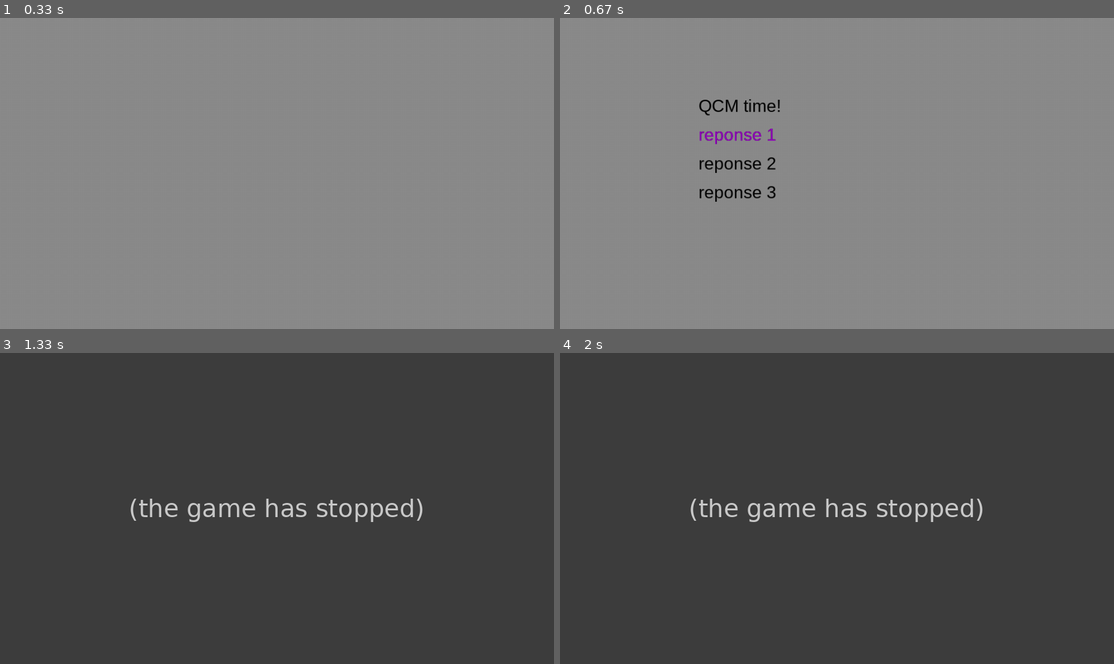
Above: before the commit, frames 1-4 (two rows, left to right).
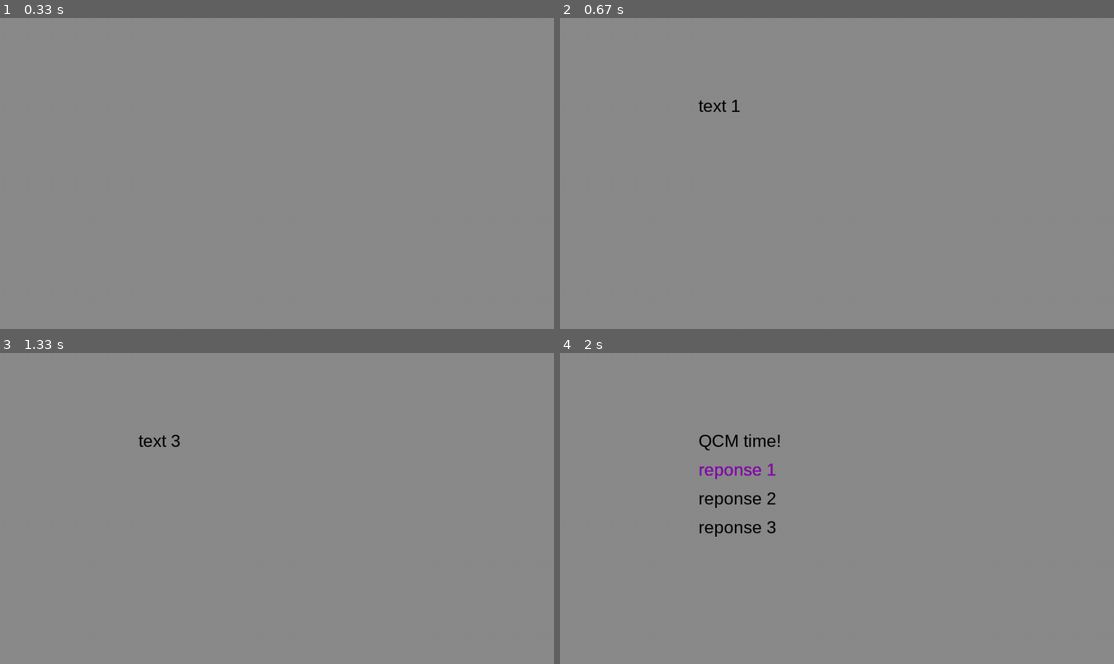
Above: after the commit, the same moments.

Repository: GEThub2807/MiniStudio
Game: pygame game, started from NPC Dialogue + QCM.py
Same seed, same stepped clock (60 frames per second), same inputs: the game is played once before the commit and once after it.
Inputs:
- Up to frame 1 (0.33 s): no input
- Up to frame 2 (0.67 s): tap E at 0.33 s
- Up to frame 3 (1.33 s): tap E at 0.67, 1.17 s
- Up to frame 4 (2 s): hold Up from 1.63 s (still down); tap E at 1.78 s

Frame 1 is identical in both runs. In frame 2, 1.0% of the frame differs, in the area x 25-40%, y 26-60%; in frame 3, 100%, in the area x 0-100%, y 0-100%; in frame 4, 100%.
Before the commit the program exited at 0.67 s; later frames show no game.

Commit message:
finished QCM

Diff:
--- a/NPC Dialog test.py
+++ b/NPC Dialogue + QCM.py
@@ -1,11 +1,5 @@
-# trigger event pour parler à des PNJ et afficher le dialogue
-# y'aura un PNJ qui te donne la win cond du niveau (pourquoi et qu'est-ce que t'as à faire içi)
-# t un autre qui te fais un QCM pour te donner un ticket pour dévérouiller la grande roue
-
-
 import pygame
 from pygame.locals import *
-
 
 # Initialisation de Pygame
 pygame.init()
@@ -57,6 +51,18 @@
                             if len(dialogList) == count + 1:
                                 run = False
 
+def Select(arrayLength, dialogList, spacing, diffSelect):
+    screen.fill(fill) # Clears the screen
+
+    # Display the text
+    for x in range(arrayLength):
+        displayText(dialogList[x], textFont, (0, 0, 0), SCREEN_WIDTH/4, SCREEN_HEIGHT/4 + x*spacing)
+
+    # Displays selected text in a different color
+    displayText(dialogList[diffSelect], textFont, (147, 0, 191), SCREEN_WIDTH/4, SCREEN_HEIGHT/4 + (diffSelect)*spacing)
+
+    # Refreshes the screen
+    pygame.display.flip()
 
 def NPCQCM(count, dialogList, interactKey):
     run = True
@@ -89,37 +95,16 @@
 
 
                 # Selection
+                if pressed[pygame.K_UP] and selection > 1: # Up
+                    Select(arrayLength, dialogList, spacing, selection - 1)
+                    selection = selection - 1
 
-                if pressed[pygame.K_UP] and selection > 1:
-                    screen.fill(fill) # Clears the screen
+                if pressed[pygame.K_DOWN] and selection < 3: # Down
+                    Select(arrayLength, dialogList, spacing, selection + 1)
+                    selection = selection + 1
 
-                    # Display the text
-                    for x in range(arrayLength):
-                        displayText(dialogList[x], textFont, (0, 0, 0), SCREEN_WIDTH/4, SCREEN_HEIGHT/4 + x*spacing)
-
-                    selection = selection - 1
-                    displayText(dialogList[selection], textFont, (147, 0, 191), SCREEN_WIDTH/4, SCREEN_HEIGHT/4 + selection*spacing)
-
-                    pygame.display.flip()
-
-                if pressed[pygame.K_DOWN] and selection < 3:
-                    screen.fill(fill) # Clears the screen
-
-                    # Display the text
-                    for x in range(arrayLength):
-                        displayText(dialogList[x], textFont, (0, 0, 0), SCREEN_WIDTH/4, SCREEN_HEIGHT/4 + x*spacing)
-
-                    selection = selection + 1
-                    displayText(dialogList[selection], textFont, (147, 0, 191), SCREEN_WIDTH/4, SCREEN_HEIGHT/4 + selection*spacing)
-
-                    pygame.display.flip()
-
-
-#NPCDialog(count, firstTextList, interactKey)
+NPCDialog(count, firstTextList, interactKey)
 NPCQCM(count, qcm, interactKey)
-
-
-
 
 # Fermeture de Pygame
 pygame.quit()
